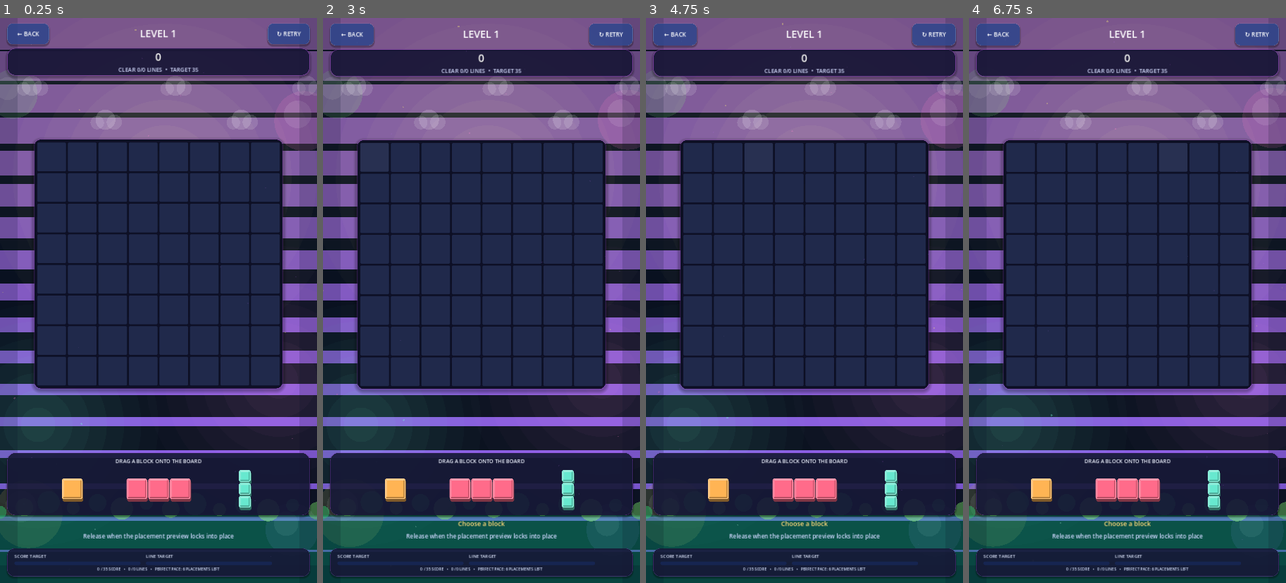
Above: before the commit, frames 1-4 (left to right).
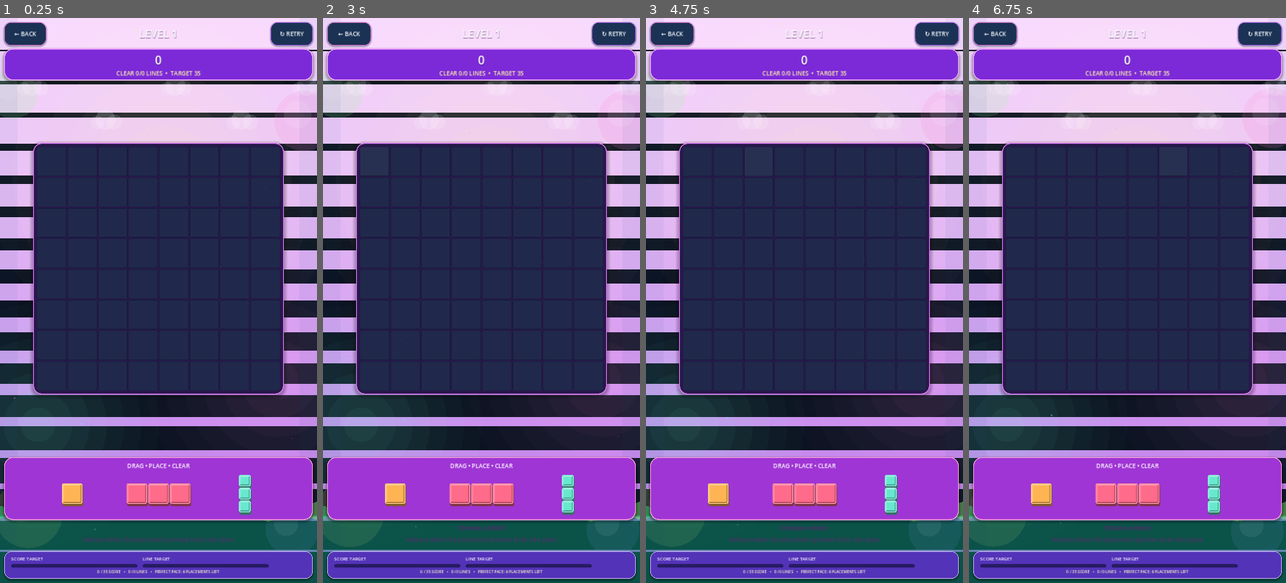
Above: after the commit, the same moments.

Repository: eghosa001/unjam
Game: Godot game, scene res://scenes/BlockPuzzle.tscn
Same seed, same stepped clock (60 frames per second), same inputs: the game is played once before the commit and once after it. This scene is started directly instead of the project's main scene.
Inputs (mouse positions are in pixels of both pictures, inside the frame that each line leads up to):
- Up to frame 1 (0.25 s): no input
- Up to frame 2 (3 s): click "↻ RETRY" at 0.5 s; click "↻ RETRY" at 1.25 s; click "↻ RETRY" at 2 s; click (373, 159) at 2.77 s
- Up to frame 3 (4.75 s): click (728, 159) at 3.52 s; click (760, 159) at 4.27 s
- Up to frame 4 (6.75 s): click (1111, 159) at 5.02 s; click (1143, 159) at 5.77 s; click (1171, 159) at 6.52 s

The runs differ from the first frame. In frame 1, 50% of the frame differs, in the area x 0-100%, y 0-100%; in frame 2, 50%; in frame 3, 50%; in frame 4, 50%.

Commit message:
feat: bring Block Puzzle to vibrant reference quality

Diff:
--- a/scripts/game/block_puzzle_premium_layout.gd
+++ b/scripts/game/block_puzzle_premium_layout.gd
@@ -1,5 +1,6 @@
 extends "res://scripts/game/block_puzzle_polished.gd"
 
+const VIBRANT_REFERENCE_TARGET := "approved-colorful-reference"
 const PREMIUM_CELL_MAX := 90.0
 const PREMIUM_CELL_MIN := 72.0
 
@@ -9,53 +10,60 @@
 var run_objective_label: Label
 
 func build_ui() -> void:
-	var accent := PremiumDesignSystem.accent_for_game("block_puzzle")
+	var game_id := "block_puzzle"
+	var accent := PremiumDesignSystem.accent_for_game(game_id)
+	var gradient: Array = PremiumDesignSystem.game_gradient(game_id)
+	var primary: Color = gradient[0]
+	var secondary: Color = gradient[1]
 	var background := PremiumBackdrop.new()
 	background.set_anchors_and_offsets_preset(Control.PRESET_FULL_RECT)
-	background.configure(PremiumDesignSystem.game_canvas("block_puzzle", true), accent, 2)
+	background.configure(PremiumDesignSystem.vibrant_canvas(game_id), secondary, 2)
 	add_child(background)
 	PremiumVisuals.set_accent(accent)
 
 	var outer := MarginContainer.new()
 	outer.set_anchors_and_offsets_preset(Control.PRESET_FULL_RECT)
-	outer.add_theme_constant_override("margin_left", 24)
-	outer.add_theme_constant_override("margin_right", 24)
-	outer.add_theme_constant_override("margin_top", 18)
-	outer.add_theme_constant_override("margin_bottom", 22)
+	outer.add_theme_constant_override("margin_left", 14)
+	outer.add_theme_constant_override("margin_right", 14)
+	outer.add_theme_constant_override("margin_top", 14)
+	outer.add_theme_constant_override("margin_bottom", 14)
 	add_child(outer)
 	var root := VBoxContainer.new()
 	root.alignment = BoxContainer.ALIGNMENT_BEGIN
-	root.add_theme_constant_override("separation", 12)
+	root.add_theme_constant_override("separation", 10)
 	outer.add_child(root)
 
 	var header := HBoxContainer.new()
-	header.add_theme_constant_override("separation", 14)
+	header.custom_minimum_size = Vector2(0, 80)
+	header.add_theme_constant_override("separation", 12)
 	root.add_child(header)
 	var back := Button.new()
 	back.text = "← BACK"
-	back.custom_minimum_size = Vector2(156, 76)
-	style_small_button(back)
-	back.add_theme_font_size_override("font_size", 20)
+	back.custom_minimum_size = Vector2(168, 76)
+	PremiumDesignSystem.apply_button(back, true, secondary, "utility", 24)
+	back.add_theme_font_size_override("font_size", 21)
 	back.pressed.connect(_quit)
 	header.add_child(back)
 	title_label = Label.new()
 	title_label.size_flags_horizontal = Control.SIZE_EXPAND_FILL
 	title_label.horizontal_alignment = HORIZONTAL_ALIGNMENT_CENTER
 	title_label.vertical_alignment = VERTICAL_ALIGNMENT_CENTER
-	title_label.add_theme_font_size_override("font_size", 34)
+	title_label.add_theme_font_size_override("font_size", 36)
 	title_label.add_theme_color_override("font_color", Color.WHITE)
+	title_label.add_theme_color_override("font_shadow_color", Color(0.18,0.04,0.30,0.42))
+	title_label.add_theme_constant_override("shadow_offset_y", 3)
 	header.add_child(title_label)
 	var retry := Button.new()
 	retry.text = "↻ RETRY"
-	retry.custom_minimum_size = Vector2(156, 76)
-	style_small_button(retry)
-	retry.add_theme_font_size_override("font_size", 20)
+	retry.custom_minimum_size = Vector2(168, 76)
+	PremiumDesignSystem.apply_button(retry, true, primary, "utility", 24)
+	retry.add_theme_font_size_override("font_size", 21)
 	retry.pressed.connect(restart_level)
 	header.add_child(retry)
 
 	var score_card := PanelContainer.new()
-	score_card.custom_minimum_size = Vector2(0, 94)
-	score_card.add_theme_stylebox_override("panel", style_box(Color(0.10, 0.09, 0.22, 0.92), 28, Color(accent, 0.34), 2, 8))
+	score_card.custom_minimum_size = Vector2(0, 108)
+	score_card.add_theme_stylebox_override("panel", style_box(Color("7c2ad8"), 30, Color("f6a8ff"), 3, 10))
 	root.add_child(score_card)
 	var score_box := VBoxContainer.new()
 	score_box.alignment = BoxContainer.ALIGNMENT_CENTER
@@ -63,32 +71,33 @@
 	score_card.add_child(score_box)
 	score_label = Label.new()
 	score_label.horizontal_alignment = HORIZONTAL_ALIGNMENT_CENTER
-	score_label.add_theme_font_size_override("font_size", 36)
+	score_label.add_theme_font_size_override("font_size", 40)
 	score_label.add_theme_color_override("font_color", Color.WHITE)
-	score_label.add_theme_color_override("font_shadow_color", Color(0,0,0,0.30))
-	score_label.add_theme_constant_override("shadow_offset_y", 2)
+	score_label.add_theme_color_override("font_shadow_color", Color(0,0,0,0.28))
+	score_label.add_theme_constant_override("shadow_offset_y", 3)
 	score_box.add_child(score_label)
 	goal_label = Label.new()
 	goal_label.horizontal_alignment = HORIZONTAL_ALIGNMENT_CENTER
-	goal_label.add_theme_font_size_override("font_size", 19)
-	goal_label.add_theme_color_override("font_color", Color("d6ddff"))
+	goal_label.add_theme_font_size_override("font_size", 20)
+	goal_label.add_theme_color_override("font_color", Color("fff3a8"))
 	score_box.add_child(goal_label)
 
 	var center := CenterContainer.new()
+	center.size_flags_vertical = Control.SIZE_EXPAND_FILL
 	root.add_child(center)
 	var viewport_size := get_viewport_rect().size
-	var available_board_width := maxf(360.0, viewport_size.x - 96.0)
-	var available_board_height := maxf(360.0, viewport_size.y * 0.52)
+	var available_board_width := maxf(360.0, viewport_size.x - 64.0)
+	var available_board_height := maxf(360.0, viewport_size.y * 0.54)
 	var premium_cell := clampf(floor(minf((available_board_width - 22.0) / float(GRID_SIZE), (available_board_height - 22.0) / float(GRID_SIZE))), 44.0, PREMIUM_CELL_MAX)
 	board_shell = PanelContainer.new()
-	board_shell.custom_minimum_size = Vector2(premium_cell * GRID_SIZE + 18, premium_cell * GRID_SIZE + 18)
-	board_shell.add_theme_stylebox_override("panel", style_box(Color(0.05, 0.06, 0.14, 0.98), 24, Color(accent, 0.22), 2, 12))
+	board_shell.custom_minimum_size = Vector2(premium_cell * GRID_SIZE + 20, premium_cell * GRID_SIZE + 20)
+	board_shell.add_theme_stylebox_override("panel", style_box(Color("26194a"), 28, Color("e478ff"), 3, 14))
 	center.add_child(board_shell)
 	var board_margin := MarginContainer.new()
-	board_margin.add_theme_constant_override("margin_left", 8)
-	board_margin.add_theme_constant_override("margin_right", 8)
-	board_margin.add_theme_constant_override("margin_top", 8)
-	board_margin.add_theme_constant_override("margin_bottom", 8)
+	board_margin.add_theme_constant_override("margin_left", 9)
+	board_margin.add_theme_constant_override("margin_right", 9)
+	board_margin.add_theme_constant_override("margin_top", 9)
+	board_margin.add_theme_constant_override("margin_bottom", 9)
 	board_shell.add_child(board_margin)
 	board_grid = GridContainer.new()
 	board_grid.columns = GRID_SIZE
@@ -99,30 +108,30 @@
 		for x in range(GRID_SIZE):
 			var cell := BlockCellButton.new()
 			cell.custom_minimum_size = Vector2(premium_cell, premium_cell)
-			cell.configure(false, false, Color("466df2"), y * GRID_SIZE + x)
+			cell.configure(false, false, Color("ff9f35"), y * GRID_SIZE + x)
 			cell.pressed.connect(place_selected.bind(Vector2i(x, y)))
 			board_grid.add_child(cell)
 			cell_buttons.append(cell)
 
 	var tray := PanelContainer.new()
-	tray.custom_minimum_size = Vector2(0, 182)
-	tray.add_theme_stylebox_override("panel", style_box(Color(0.09, 0.10, 0.22, 0.90), 28, Color(accent, 0.28), 1, 6))
+	tray.custom_minimum_size = Vector2(0, 192)
+	tray.add_theme_stylebox_override("panel", style_box(Color("9f35d5"), 30, Color("ff9fdc"), 3, 9))
 	root.add_child(tray)
 	var tray_margin := MarginContainer.new()
-	tray_margin.add_theme_constant_override("margin_left", 20)
-	tray_margin.add_theme_constant_override("margin_right", 20)
-	tray_margin.add_theme_constant_override("margin_top", 14)
-	tray_margin.add_theme_constant_override("margin_bottom", 14)
+	tray_margin.add_theme_constant_override("margin_left", 18)
+	tray_margin.add_theme_constant_override("margin_right", 18)
+	tray_margin.add_theme_constant_override("margin_top", 12)
+	tray_margin.add_theme_constant_override("margin_bottom", 12)
 	tray.add_child(tray_margin)
 	var tray_box := VBoxContainer.new()
 	tray_box.alignment = BoxContainer.ALIGNMENT_CENTER
 	tray_box.add_theme_constant_override("separation", 4)
 	tray_margin.add_child(tray_box)
 	var tray_title := Label.new()
-	tray_title.text = "DRAG A BLOCK ONTO THE BOARD"
+	tray_title.text = "DRAG • PLACE • CLEAR"
 	tray_title.horizontal_alignment = HORIZONTAL_ALIGNMENT_CENTER
-	tray_title.add_theme_font_size_override("font_size", 18)
-	tray_title.add_theme_color_override("font_color", Color("eef2ff"))
+	tray_title.add_theme_font_size_override("font_size", 20)
+	tray_title.add_theme_color_override("font_color", Color.WHITE)
 	tray_box.add_child(tray_title)
 	piece_row = HBoxContainer.new()
 	piece_row.alignment = BoxContainer.ALIGNMENT_CENTER
@@ -133,14 +142,14 @@
 	status_label = Label.new()
 	status_label.horizontal_alignment = HORIZONTAL_ALIGNMENT_CENTER
 	status_label.add_theme_font_size_override("font_size", 22)
-	status_label.add_theme_color_override("font_color", Color("ffd978"))
+	status_label.add_theme_color_override("font_color", Color("5b236f"))
 	status_label.custom_minimum_size = Vector2(0, 32)
 	root.add_child(status_label)
 	hint_label = Label.new()
 	hint_label.horizontal_alignment = HORIZONTAL_ALIGNMENT_CENTER
-	hint_label.add_theme_font_size_override("font_size", 17)
-	hint_label.add_theme_color_override("font_color", Color("cfd9ff"))
-	hint_label.custom_minimum_size = Vector2(0, 28)
+	hint_label.add_theme_font_size_override("font_size", 18)
+	hint_label.add_theme_color_override("font_color", Color("4d3268"))
+	hint_label.custom_minimum_size = Vector2(0, 30)
 	root.add_child(hint_label)
 
 	_add_run_progress_deck(root)
@@ -154,15 +163,15 @@
 func _add_run_progress_deck(root: VBoxContainer) -> void:
 	var accent := PremiumDesignSystem.accent_for_game("block_puzzle")
 	var deck := PanelContainer.new()
-	deck.custom_minimum_size = Vector2(0, 112)
+	deck.custom_minimum_size = Vector2(0, 120)
 	deck.size_flags_vertical = Control.SIZE_EXPAND_FILL
-	deck.add_theme_stylebox_override("panel", style_box(Color(0.09, 0.10, 0.22, 0.88), 24, Color(accent, 0.22), 1, 4))
+	deck.add_theme_stylebox_override("panel", style_box(Color("5333b8"), 26, Color("d3b5ff"), 2, 6))
 	root.add_child(deck)
 	var margin := MarginContainer.new()
-	margin.add_theme_constant_override("margin_left", 24)
-	margin.add_theme_constant_override("margin_right", 24)
-	margin.add_theme_constant_override("margin_top", 14)
-	margin.add_theme_constant_override("margin_bottom", 14)
+	margin.add_theme_constant_override("margin_left", 22)
+	margin.add_theme_constant_override("margin_right", 22)
+	margin.add_theme_constant_override("margin_top", 12)
+	margin.add_theme_constant_override("margin_bottom", 12)
 	deck.add_child(margin)
 	var box := VBoxContainer.new()
 	box.alignment = BoxContainer.ALIGNMENT_CENTER
@@ -172,7 +181,7 @@
 	run_objective_label.text = "RUN PROGRESS"
 	run_objective_label.horizontal_alignment = HORIZONTAL_ALIGNMENT_CENTER
 	run_objective_label.add_theme_font_size_override("font_size", 20)
-	run_objective_label.add_theme_color_override("font_color", Color("f4f7ff"))
+	run_objective_label.add_theme_color_override("font_color", Color.WHITE)
 	box.add_child(run_objective_label)
 	var bars := GridContainer.new()
 	bars.columns = 2
@@ -182,29 +191,29 @@
 	var score_name := Label.new()
 	score_name.text = "SCORE TARGET"
 	score_name.add_theme_font_size_override("font_size", 15)
-	score_name.add_theme_color_override("font_color", Color("dfe7ff"))
+	score_name.add_theme_color_override("font_color", Color("f8efff"))
 	bars.add_child(score_name)
 	var line_name := Label.new()
 	line_name.text = "LINE TARGET"
 	line_name.add_theme_font_size_override("font_size", 15)
-	line_name.add_theme_color_override("font_color", Color("dfe7ff"))
+	line_name.add_theme_color_override("font_color", Color("f8efff"))
 	bars.add_child(line_name)
 	run_score_bar = ProgressBar.new()
 	run_score_bar.show_percentage = false
 	run_score_bar.custom_minimum_size = Vector2(430, 18)
-	run_score_bar.add_theme_stylebox_override("background", style_box(Color("162551"), 9))
-	run_score_bar.add_theme_stylebox_override("fill", style_box(accent, 9))
+	run_score_bar.add_theme_stylebox_override("background", style_box(Color("271b62"), 9))
+	run_score_bar.add_theme_stylebox_override("fill", style_box(Color("ff8b45"), 9))
 	bars.add_child(run_score_bar)
 	run_line_bar = ProgressBar.new()
 	run_line_bar.show_percentage = false
 	run_line_bar.custom_minimum_size = Vector2(430, 18)
-	run_line_bar.add_theme_stylebox_override("background", style_box(Color("162551"), 9))
+	run_line_bar.add_theme_stylebox_override("background", style_box(Color("271b62"), 9))
 	run_line_bar.add_theme_stylebox_override("fill", style_box(accent.lightened(0.22), 9))
 	bars.add_child(run_line_bar)
 	run_pace_label = Label.new()
 	run_pace_label.horizontal_alignment = HORIZONTAL_ALIGNMENT_CENTER
 	run_pace_label.add_theme_font_size_override("font_size", 16)
-	run_pace_label.add_theme_color_override("font_color", Color("d7e2ff"))
+	run_pace_label.add_theme_color_override("font_color", Color("fff3c8"))
 	box.add_child(run_pace_label)
 
 func render() -> void:
